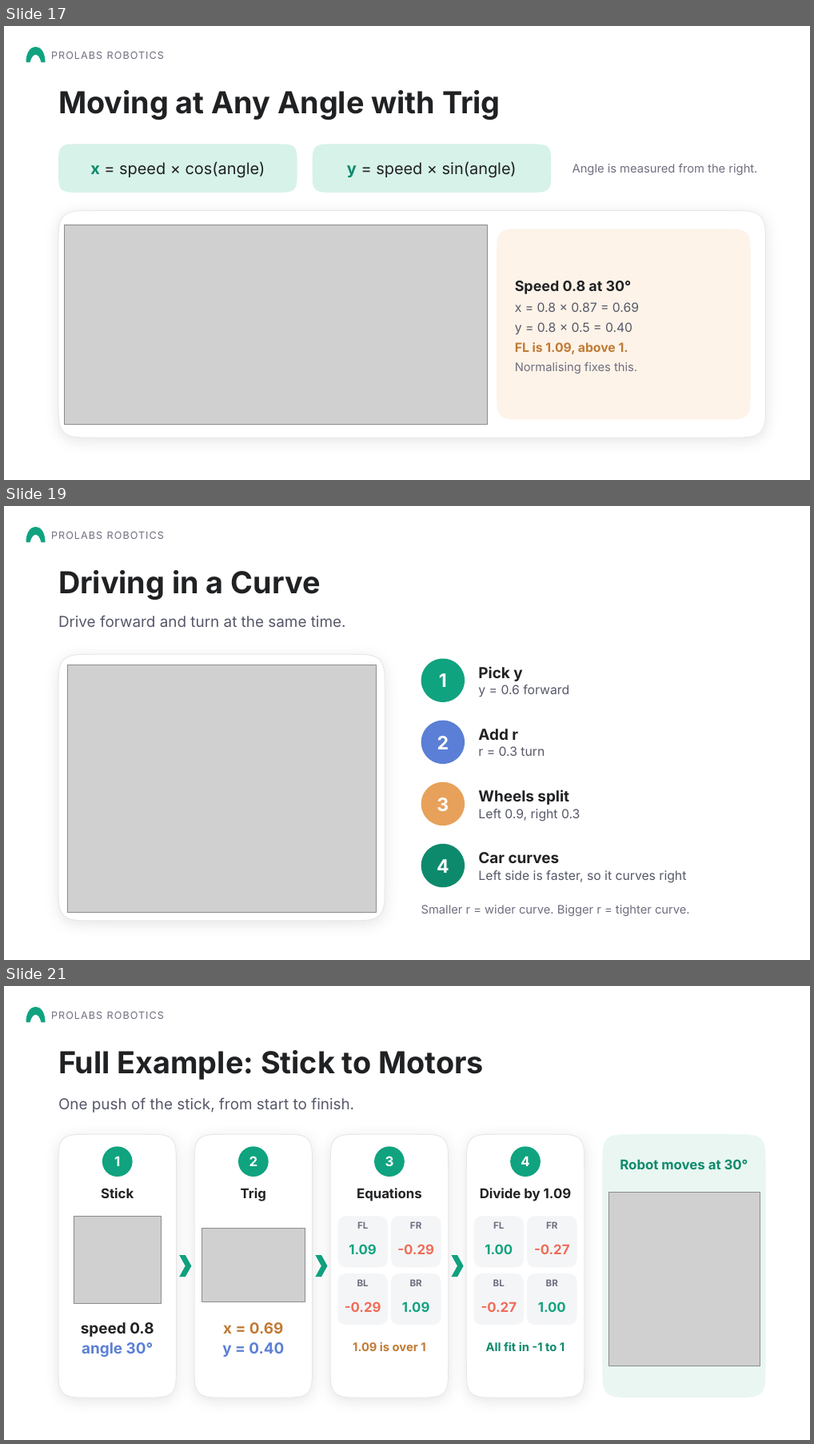
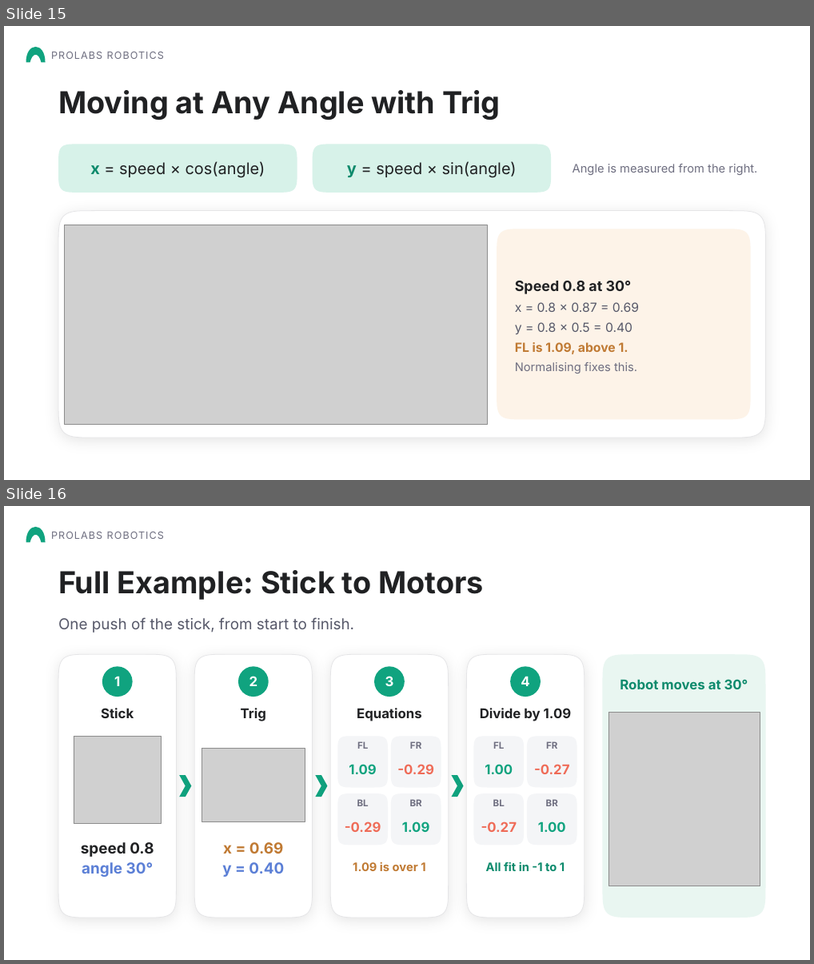
Before and after one commit to Aarav-111/FTC-Bangalore-Resources, a slide deck: FTC Chassis options/Mecanum Wheels Presentation.pptx. Shown one above the other, each under a label of ours: slides 17, 19 and 21 before the commit, slides 15 and 16 after it; the slides between them are not shown. The pictures are 814x1444 and 814x964 pixels, drawn with LibreOffice and Linux fonts; fonts in the diff are those of the drawing; grey boxes stand for pictures; background and template pictures are left out. Boxes give left, top, right and bottom in pixels: in the first picture for what was removed or moved away, otherwise in the second. Text is boxed around its words. In the diff, an @@ line names an element or a change of style, - is before the commit and + after.

```diff
--- a/FTC Chassis options/Mecanum Wheels Presentation.pptx
+++ b/FTC Chassis options/Mecanum Wheels Presentation.pptx
@@ slide 19 removed at (4,506,810,960), background picture (left out) @@
@@ freeform shape removed at (26,528,45,542) @@
@@ text removed at (51,532,164,539) @@
-PROLABS ROBOTICS
@@ text removed at (58,570,321,600) @@
-Driving in a Curve
@@ text removed at (58,615,346,627) @@
-Drive forward and turn at the same time.
@@ freeform shape removed at (58,654,385,920) @@
@@ picture removed at (67,664,376,912) @@
@@ ellipse removed at (422,659,465,702) @@
@@ text removed at (439,673,447,687) @@
-1
@@ text removed at (478,666,570,696) @@
-Pick y
-y = 0.6 forward
@@ ellipse removed at (422,720,465,764) @@
@@ text removed at (438,736,450,749) @@
-2
@@ text removed at (478,728,545,756) @@
-Add r
-r = 0.3 turn
@@ ellipse removed at (422,782,465,825) @@
@@ text removed at (478,789,580,821) @@
-Wheels split
-Left 0.9, right 0.3
@@ text removed at (437,797,449,811) @@
-3
@@ ellipse removed at (422,844,465,887) @@
@@ text removed at (437,859,450,872) @@
-4
@@ text removed at (478,852,686,883) @@
-Car curves
-Left side is faster, so it curves right
@@ text removed at (422,904,690,916) @@
-Smaller r = wider curve. Bigger r = tighter curve.
@@ what was slide 17 is now slide 15 @@
@@ what was slide 21 is now slide 16 @@
```
Also in this commit, not shown: 5 slides changed, 1 slide added, 6 other slides removed, 1 other file.
